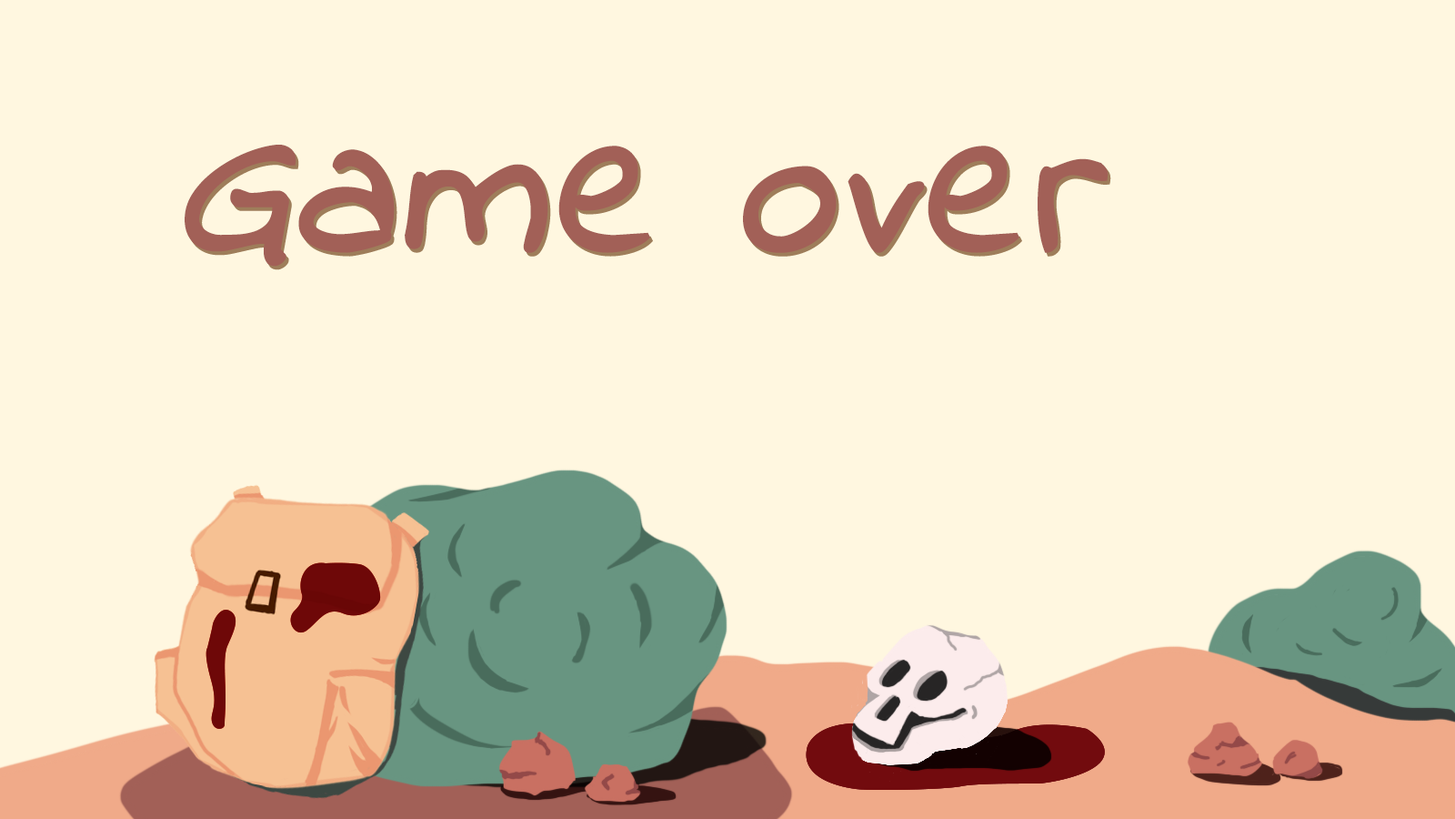
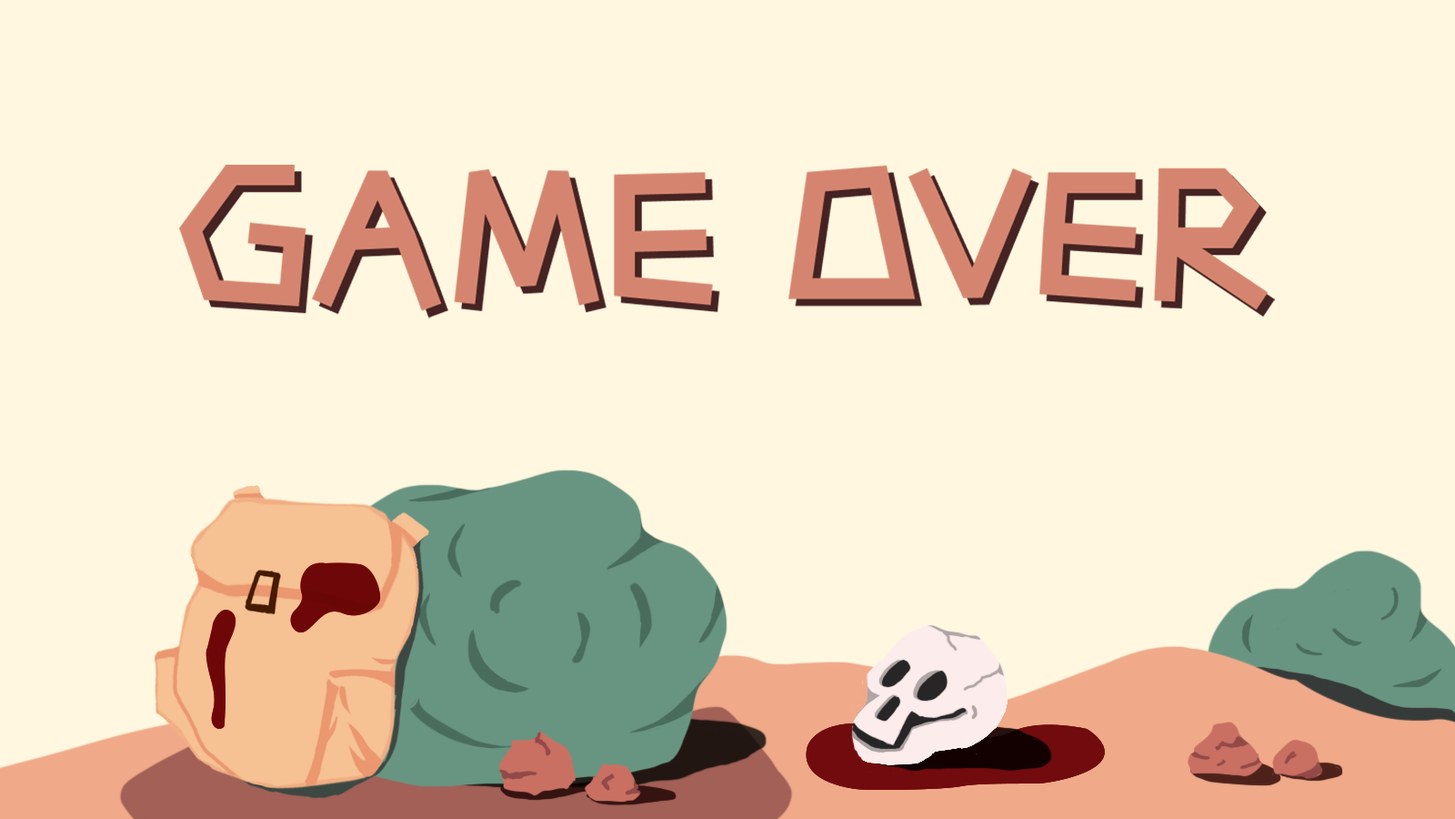
Layers edited between the first and the second 1455×819 image:
hid "Game over" over (184, 144, 1109, 267)
added layer "Game Over" (2nd of 2) above "Game start" over (179, 164, 1276, 319)
